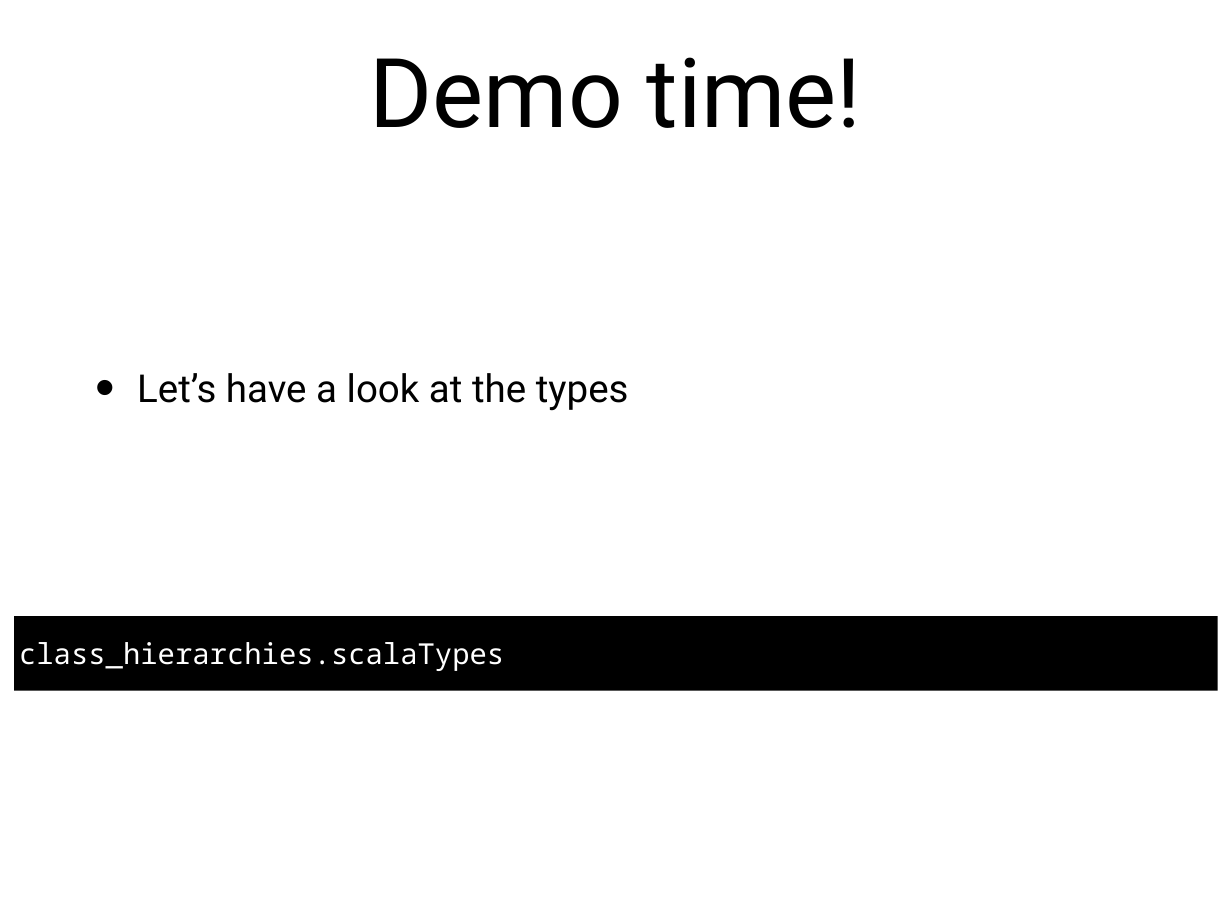
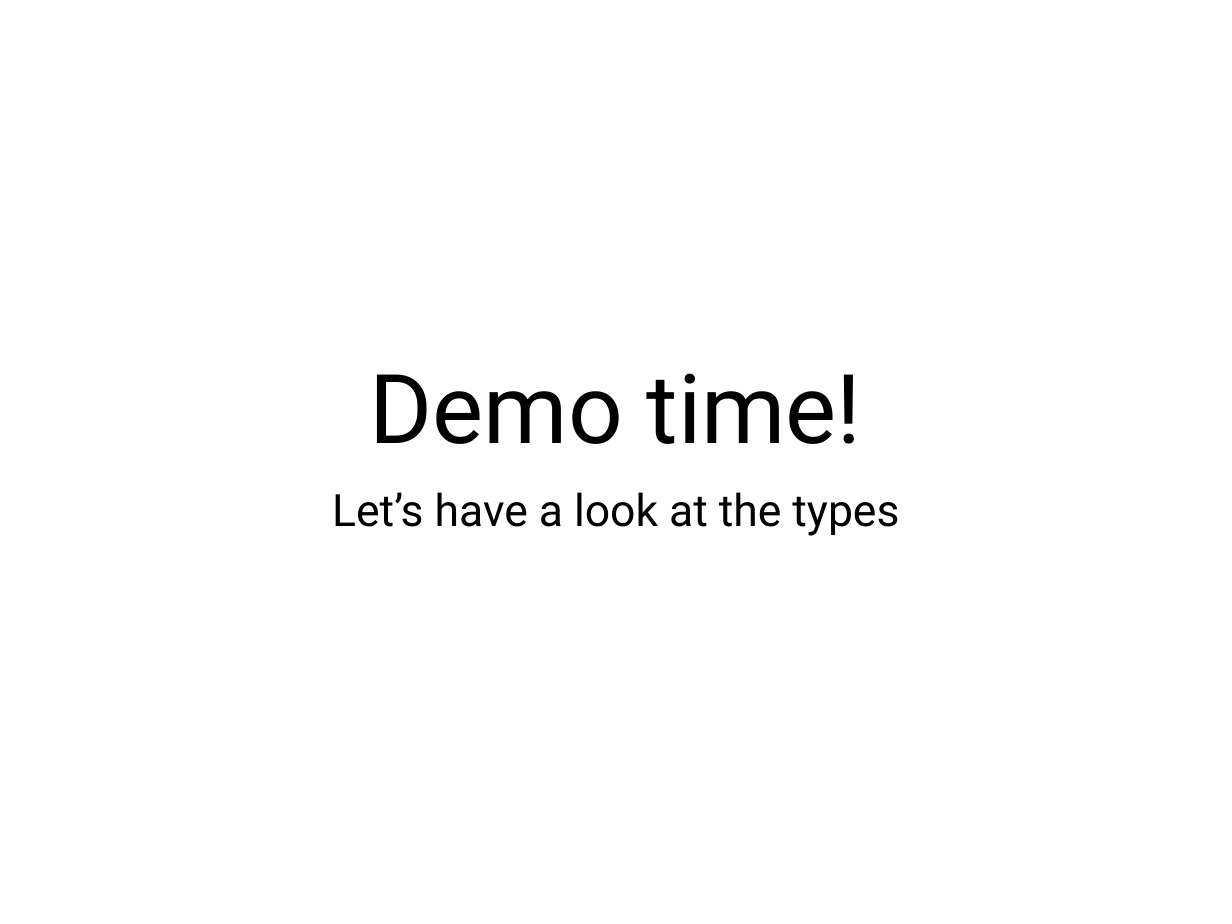
Before and after one commit to LundOgBendsen/LBE2921-Scala, a slide deck: slide 20 of slides/06_class_hierarchies.pptx. Drawn at 1232x924 pixels with LibreOffice and Linux fonts; fonts in the diff are those of the drawing. Boxes give left, top, right and bottom in pixels: in the first picture for what was removed or moved away, otherwise in the second. Text is boxed around its words. In the diff, an @@ line names an element or a change of style, - is before the commit and + after.

```diff
--- a/slides/06_class_hierarchies.pptx
+++ b/slides/06_class_hierarchies.pptx
@@ title "Demo time!": place and size @@
-title "Demo time!" at (370, 57, 862, 128)
+title "Demo time!" at (370, 373, 862, 444)
@@ title "Demo time!" at (370, 373, 862, 444): vertical alignment middle to bottom @@
@@ subtitle "Let’s have a look at ...": place and size @@
-subtitle "Let’s have a look at ..." at (137, 373, 629, 411)
+subtitle "Let’s have a look at ..." at (332, 492, 899, 536)
@@ subtitle "Let’s have a look at ..." at (332, 492, 899, 536): size 32 to 37 pt; alignment left to centre; bullet • to none; less space between paragraphs; vertical alignment middle to top @@
@@ text removed at (14, 616, 1217, 691) @@
-class_hierarchies.scalaTypes
```
Also in this commit, not shown: 3 other slides changed, 2 slides added, 4 slides removed, 26 other files.
